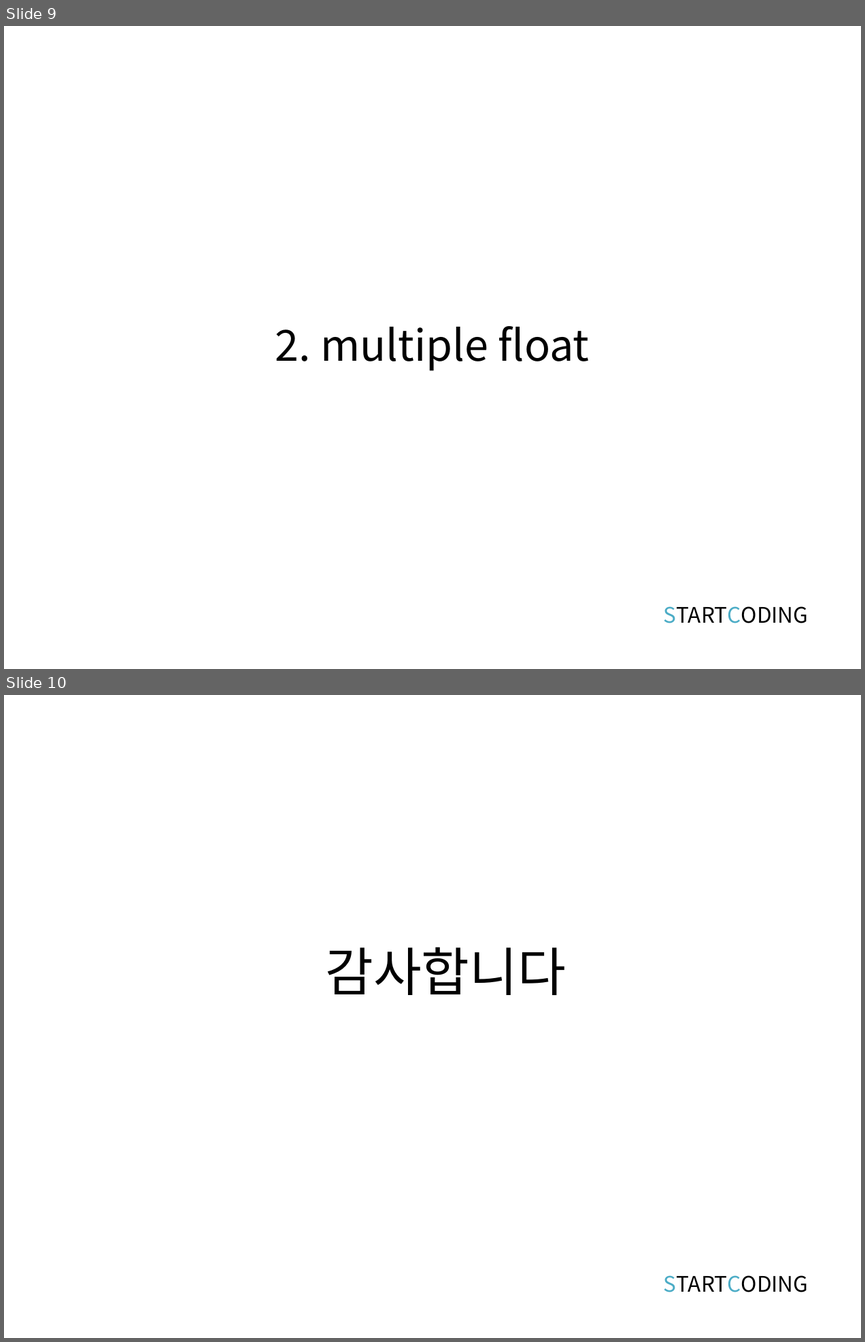
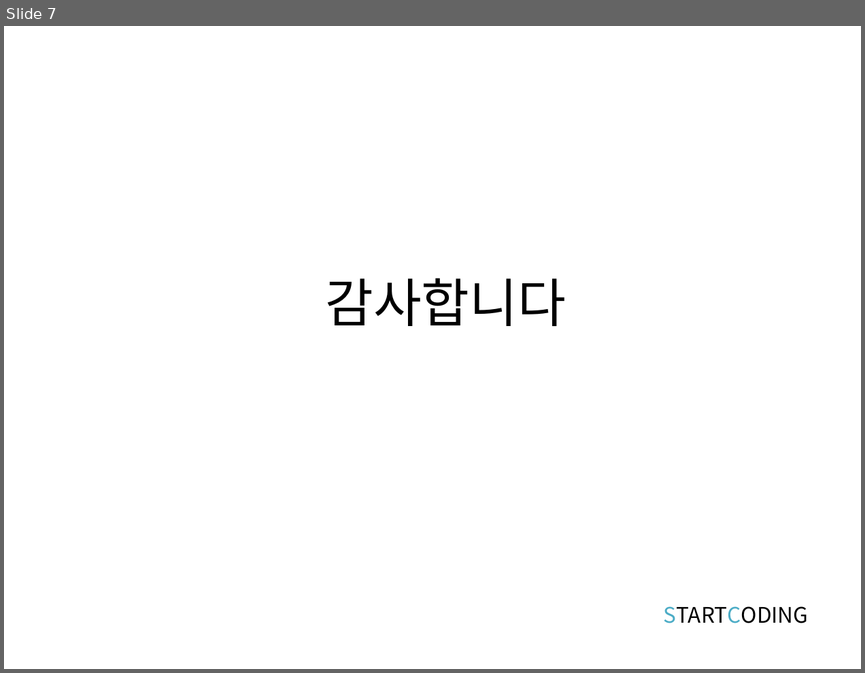
Before and after one commit to kwonkijun/web, a slide deck: 프론트엔드기초(PPT)/CSS3 7강_CSS 플로트.pptx. Shown one above the other, each under a label of ours: slides 9 and 10 before the commit, slide 7 after it. The pictures are 865x1342 and 865x673 pixels, drawn with LibreOffice and Linux fonts; fonts in the diff are those of the drawing. Boxes give left, top, right and bottom in pixels: in the first picture for what was removed or moved away, otherwise in the second. Text is boxed around its words. In the diff, an @@ line names an element or a change of style, - is before the commit and + after.

```diff
--- a/프론트엔드기초(PPT)/CSS3 7강_CSS 플로트.pptx
+++ b/프론트엔드기초(PPT)/CSS3 7강_CSS 플로트.pptx
@@ slide 9 removed at (x1=4, y1=26, x2=861, y2=669), background #FFFFFF @@
@@ text removed at (x1=275, y1=326, x2=589, y2=371) @@
-2. multiple float
@@ text removed at (x1=664, y1=606, x2=808, y2=623) @@
-STARTCODING
@@ what was slide 10 is now slide 7 @@
```
Also in this commit, not shown: 2 other slides removed, 25 other files.
